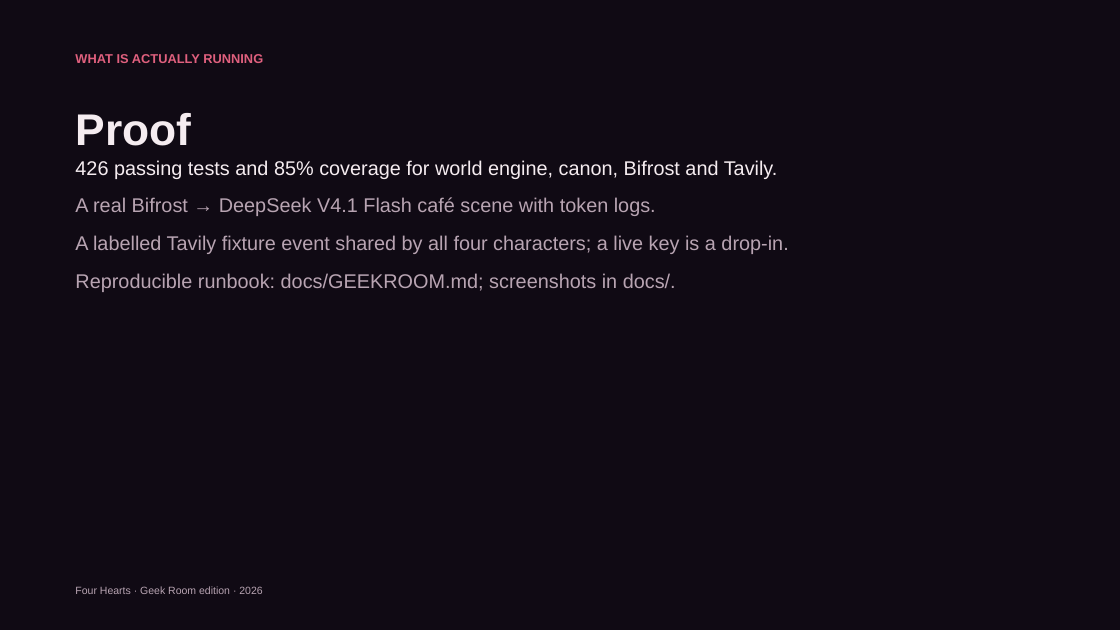
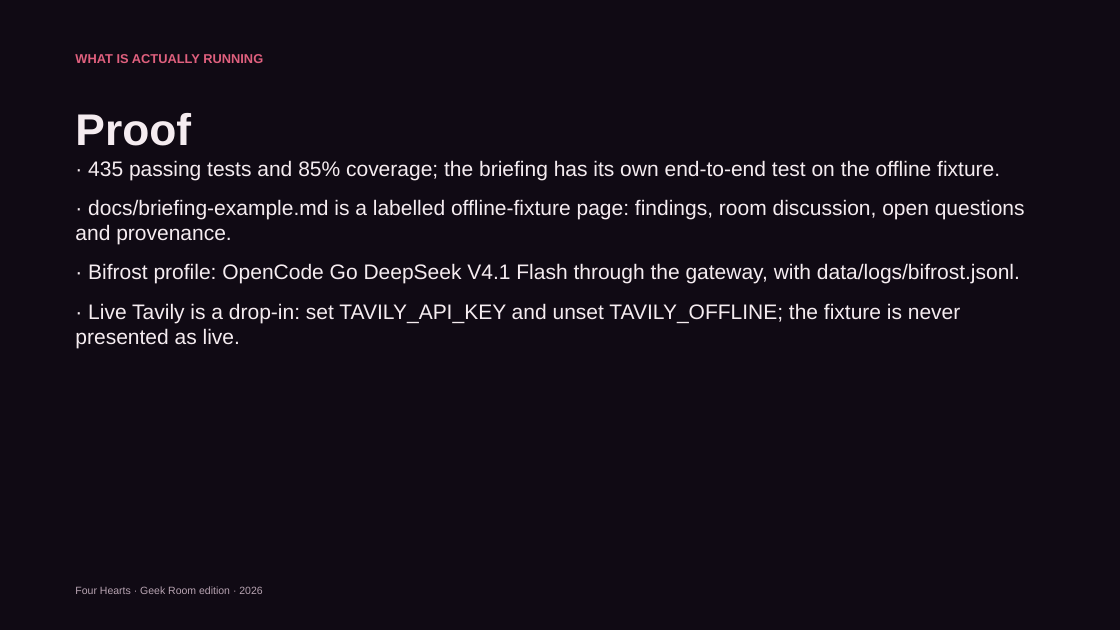
Before and after one commit to charlot3/switch-world, a slide deck: slide 6 of docs/switch-world-geekroom-pitch.pptx (slide 9 before the commit). Drawn at 1120x630 pixels with LibreOffice and Linux fonts; fonts in the diff are those of the drawing. Boxes give left, top, right and bottom in pixels: in the first picture for what was removed or moved away, otherwise in the second. Text is boxed around its words. In the diff, an @@ line names an element or a change of style, - is before the commit and + after.

```diff
--- a/docs/switch-world-geekroom-pitch.pptx
+++ b/docs/switch-world-geekroom-pitch.pptx
@@ text at [75,160,1025,348]: text changed; size 17 to 18 pt; text colour #B8A4B2 to #F5ECF0 @@
-426 passing tests and 85% coverage for world engine, canon, Bifrost and Tavily.
-A real Bifrost → DeepSeek V4.1 Flash café scene with token logs.
-A labelled Tavily fixture event shared by all four characters; a live key is a drop-in.
-Reproducible runbook: docs/GEEKROOM.md; screenshots in docs/.
+· 435 passing tests and 85% coverage; the briefing has its own end-to-end test on the offline fixture.
+· docs/briefing-example.md is a labelled offline-fixture page: findings, room discussion, open questions and provenance.
+· Bifrost profile: OpenCode Go DeepSeek V4.1 Flash through the gateway, with data/logs/bifrost.jsonl.
+· Live Tavily is a drop-in: set TAVILY_API_KEY and unset TAVILY_OFFLINE; the fixture is never presented as live.
```
Also in this commit, not shown: 3 other slides changed, 3 slides added, 6 slides removed, 28 other files.
